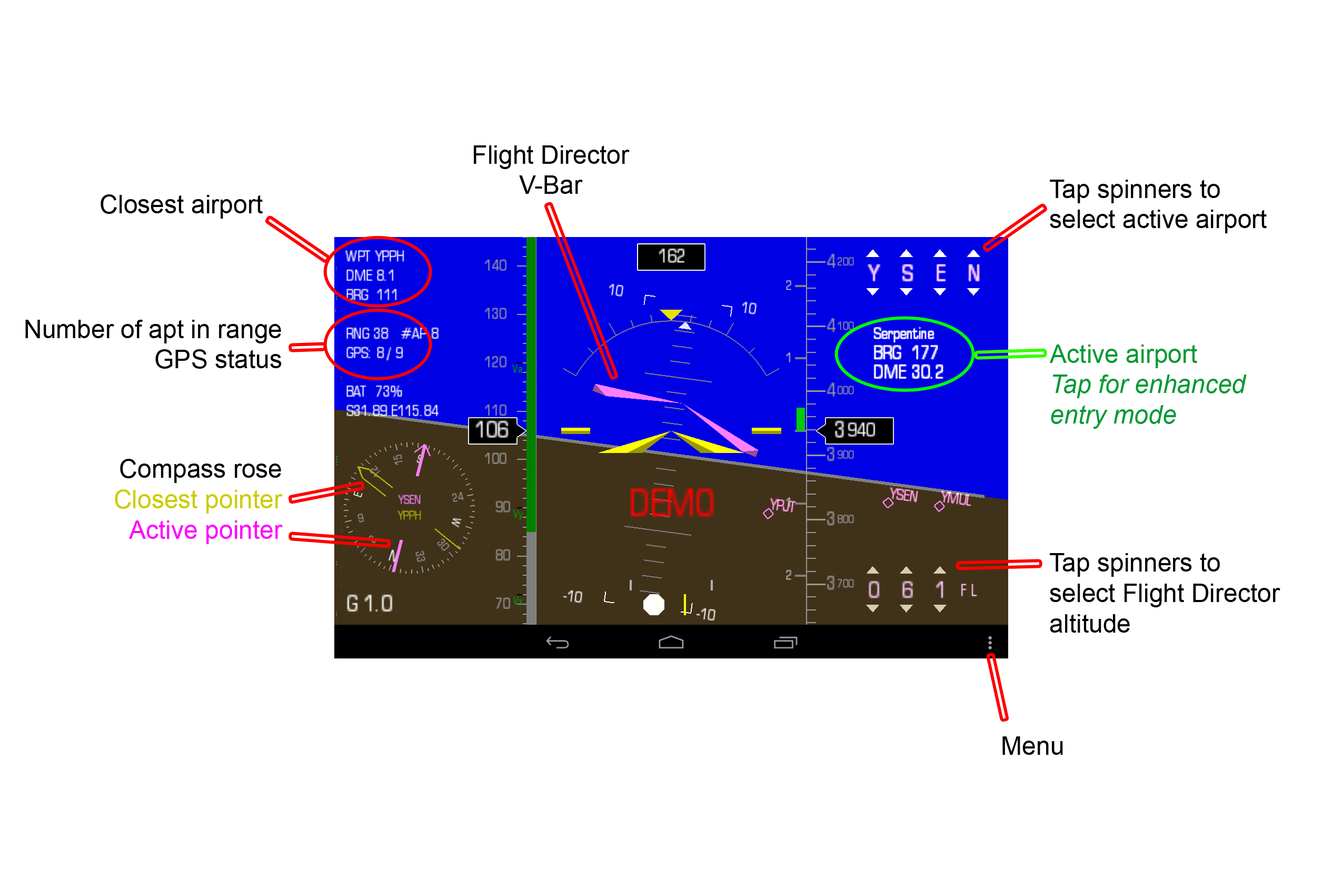
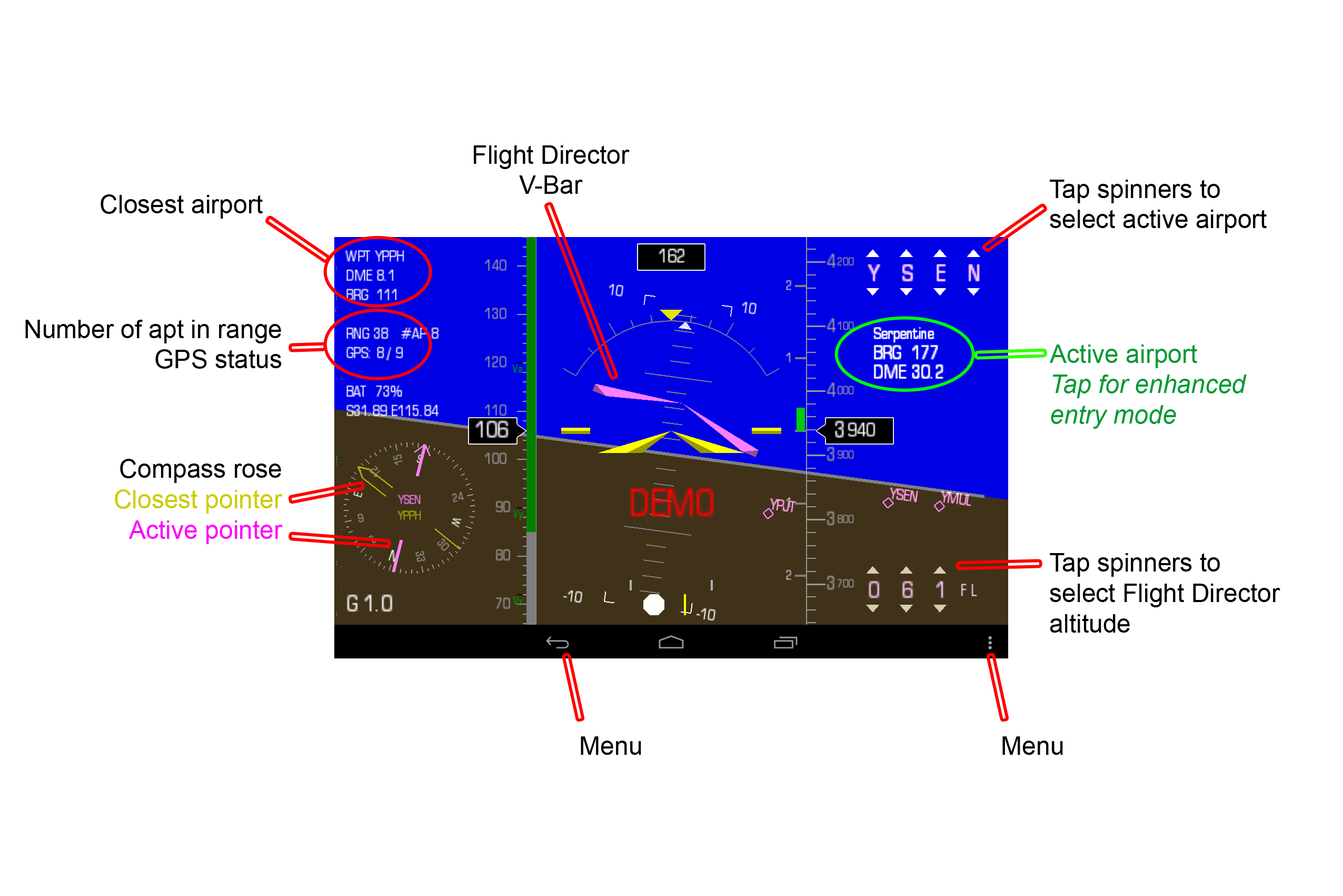
Layer changes from the first (1343, 896) image to the second:
added layer "Menu copy" above "Menu" over [580, 736, 642, 755]
added layer "Shape 10 copy" above "Shape 10" over [565, 655, 582, 719]
